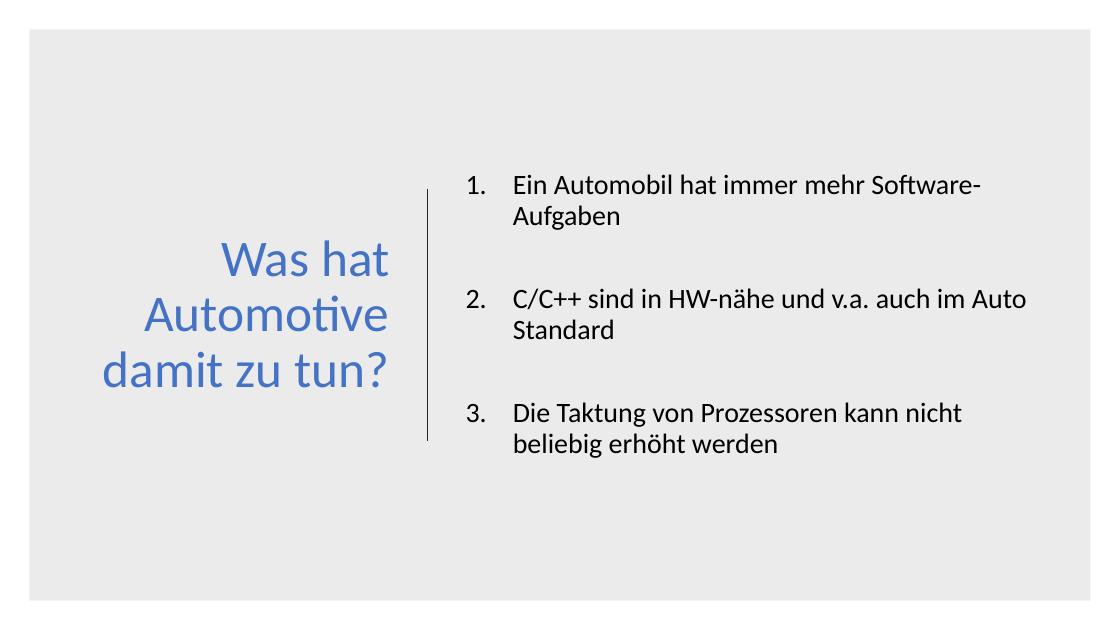
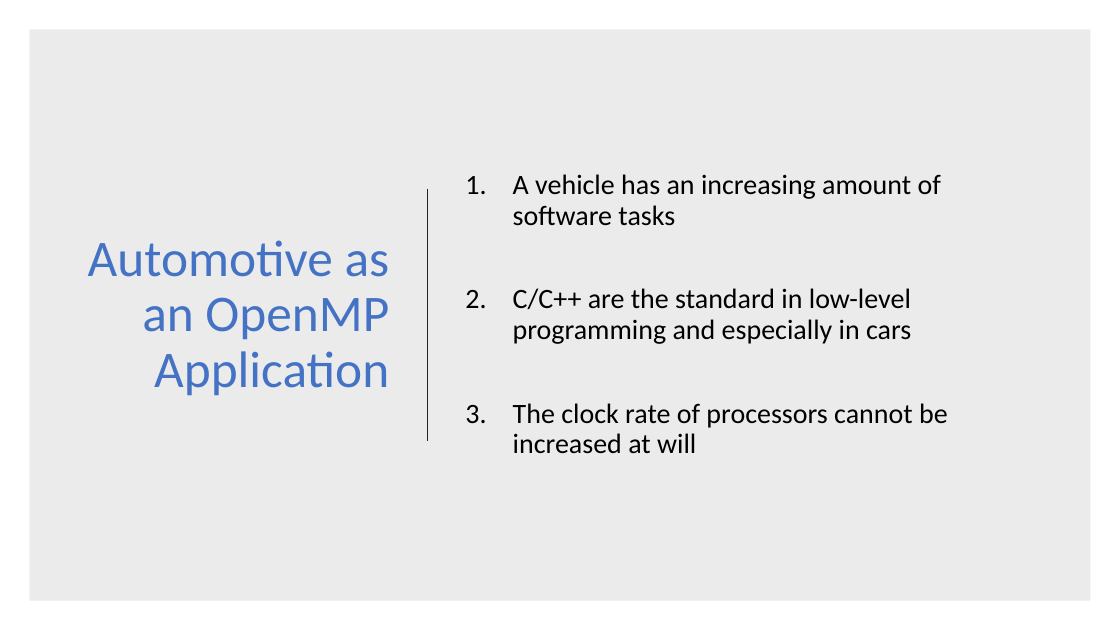
Before and after one commit to dyeske61283/ASE_OpenMP, a slide deck: slide 3 of OpenMP_Folien.pptx. Drawn at 1120x630 pixels with LibreOffice and Linux fonts; fonts in the diff are those of the drawing. Boxes give left, top, right and bottom in pixels: in the first picture for what was removed or moved away, otherwise in the second. Text is boxed around its words. In the diff, an @@ line names an element or a change of style, - is before the commit and + after.

```diff
--- a/OpenMP_Folien.pptx
+++ b/OpenMP_Folien.pptx
@@ text at [513,174,948,454]: text changed @@
-1. Ein Automobil hat immer mehr Software-Aufgaben
-2. C/C++ sind in HW-nähe und v.a. auch im Auto Standard
-3. Die Taktung von Prozessoren kann nicht beliebig erhöht werden
+1. A vehicle has an increasing amount of software tasks
+2. C/C++ are the standard in low-level programming and especially in cars
+3. The clock rate of processors cannot be increased at will
@@ title at [88,240,390,396]: text changed @@
-Was hat Automotive damit zu tun?
+Automotive as an OpenMP Application
```
Also in this commit, not shown: 14 other slides changed, 2 slides added, 1 slide removed, 1 other file.
